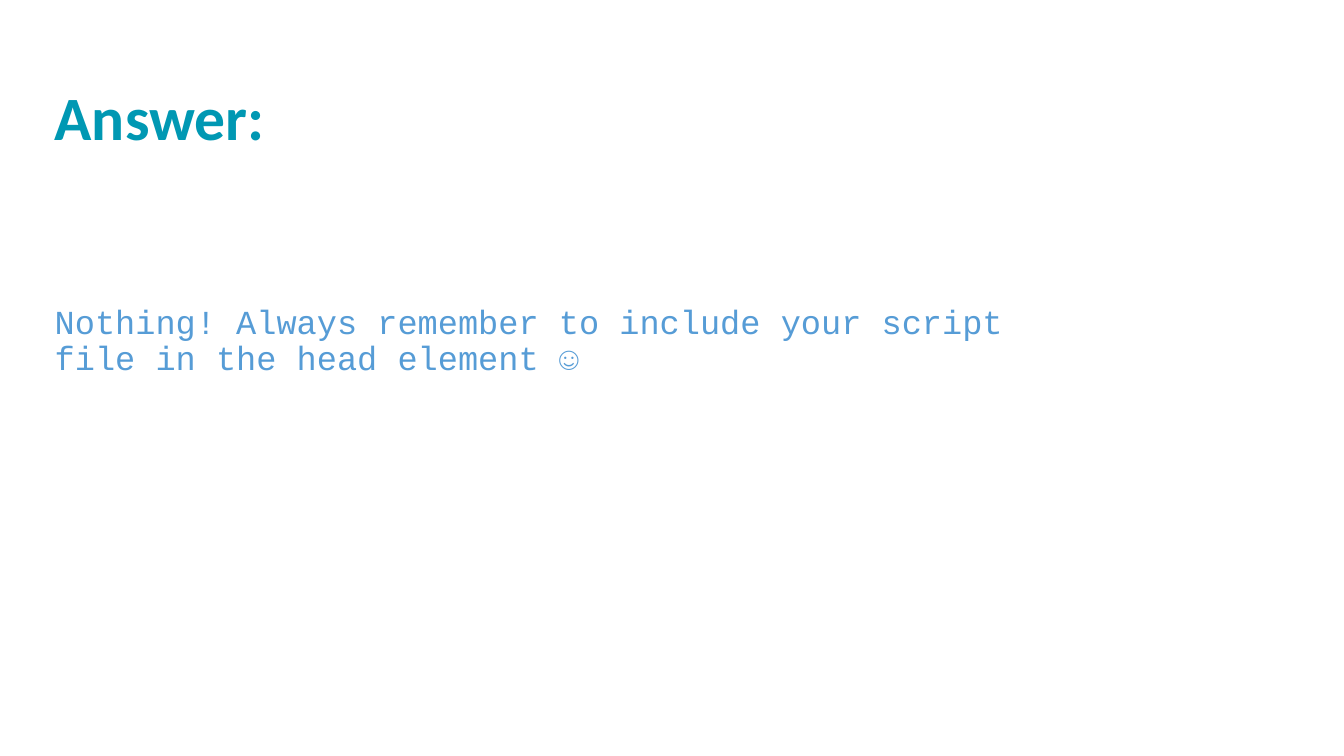
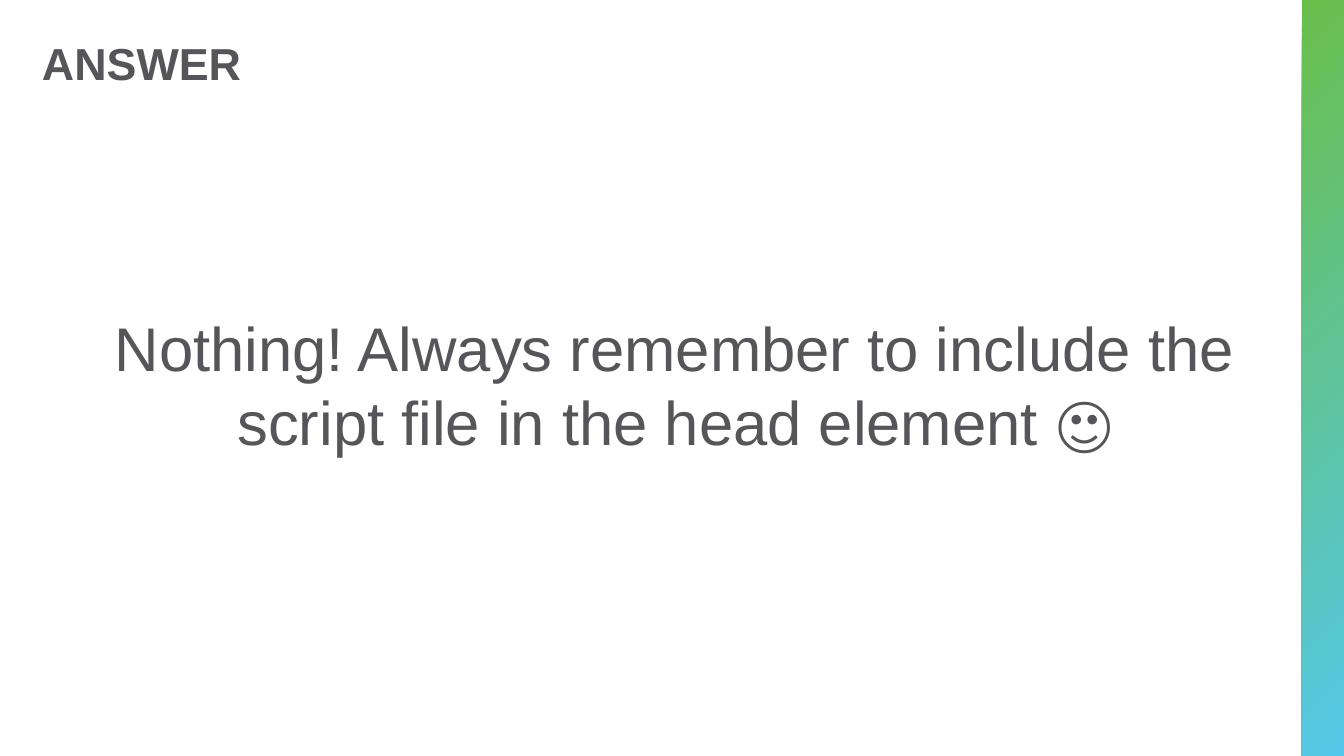
Before and after one commit to hytechclub/web-102, a slide deck: slide 14 of Week04/Review.pptx. Drawn at 1344x756 pixels with LibreOffice and Linux fonts; fonts in the diff are those of the drawing; background and template pictures are left out. Boxes give left, top, right and bottom in pixels: in the first picture for what was removed or moved away, otherwise in the second. Text is boxed around its words. In the diff, an @@ line names an element or a change of style, - is before the commit and + after.

```diff
--- a/Week04/Review.pptx
+++ b/Week04/Review.pptx
@@ title "ANSWER" at [42, 48, 241, 81]: vertical alignment top to middle @@
@@ rectangle added at [1303, 0, 1344, 756], fill gradient #6ABF4B to #54C8E8 @@
@@ title at [42, 48, 241, 81]: text changed; size 44 to 32 pt; font Calibri to Arial; text colour #0098B2 to #56565A @@
-Answer:
+ANSWER
@@ text "Nothing! Always remember to include ..." at [115, 326, 1234, 457]: vertical alignment top to middle @@
@@ text at [115, 326, 1234, 457]: text changed; size 24 to 44 pt; font Courier New to Arial; text colour #569CD6 to #56565A @@
-Nothing! Always remember to include your script file in the head element ☺
+Nothing! Always remember to include the script file in the head element 🙂
```
Also in this commit, not shown: 10 other slides changed, 3 slides added, 3 slides removed, 4 other files.
